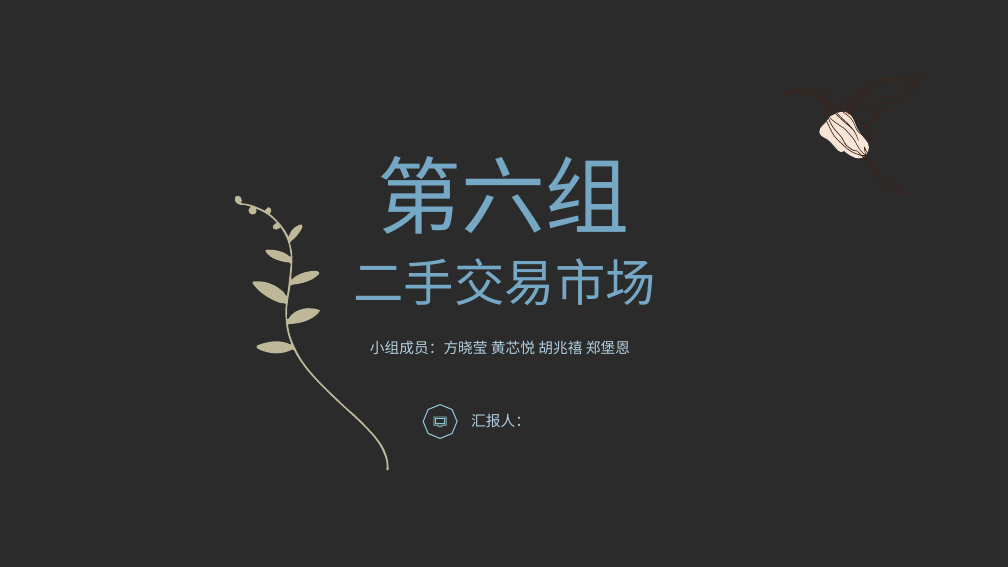
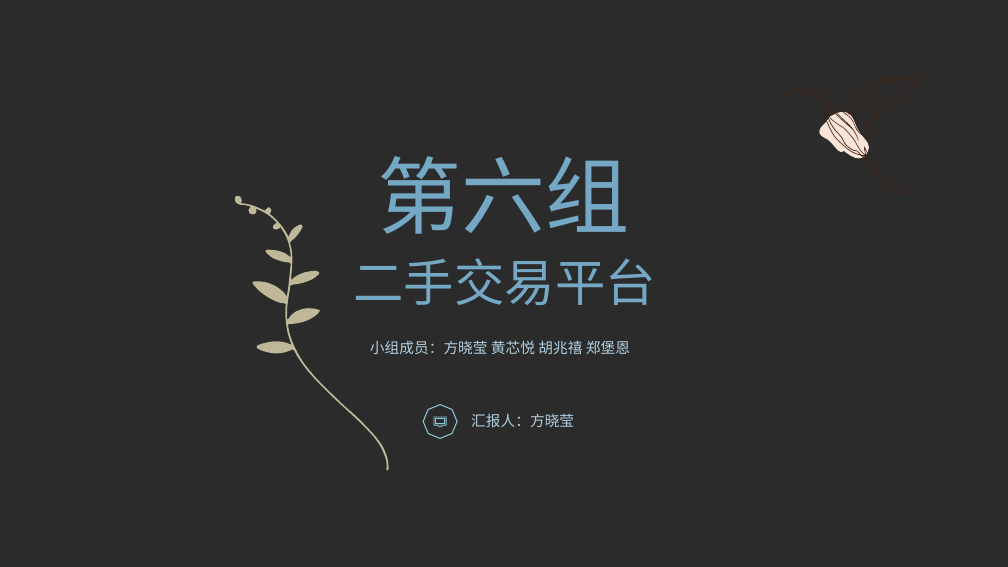
Before and after one commit to PIPIYing/trading_platform, a slide deck: slide 1 of 答辩ppt初稿.pptx. Drawn at 1008x567 pixels with LibreOffice and Linux fonts; fonts in the diff are those of the drawing; background and template pictures are left out; a plain dark background stands for a picture behind light text. Boxes give left, top, right and bottom in pixels: in the first picture for what was removed or moved away, otherwise in the second. Text is boxed around its words. In the diff, an @@ line names an element or a change of style, - is before the commit and + after.

```diff
--- a/答辩ppt初稿.pptx
+++ b/答辩ppt初稿.pptx
@@ text at bbox=[354, 258, 656, 305]: text changed @@
-二手交易市场
+二手交易平台
@@ text at bbox=[471, 413, 574, 427]: text changed @@
-汇报人：
+汇报人：方晓莹
```
Also in this commit, not shown: 8 other slides changed, 3 slides added, 1 slide removed, 11 other files.
